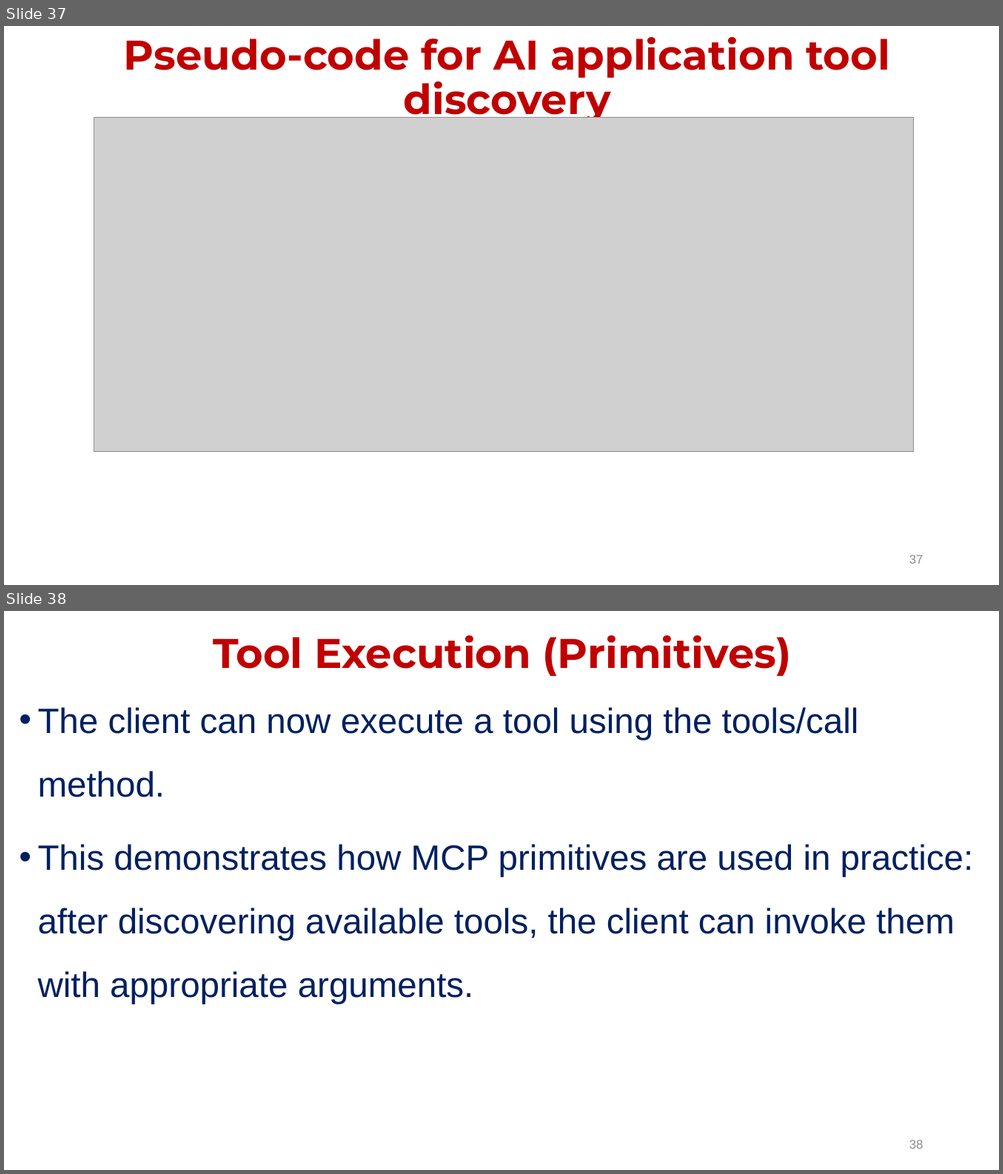
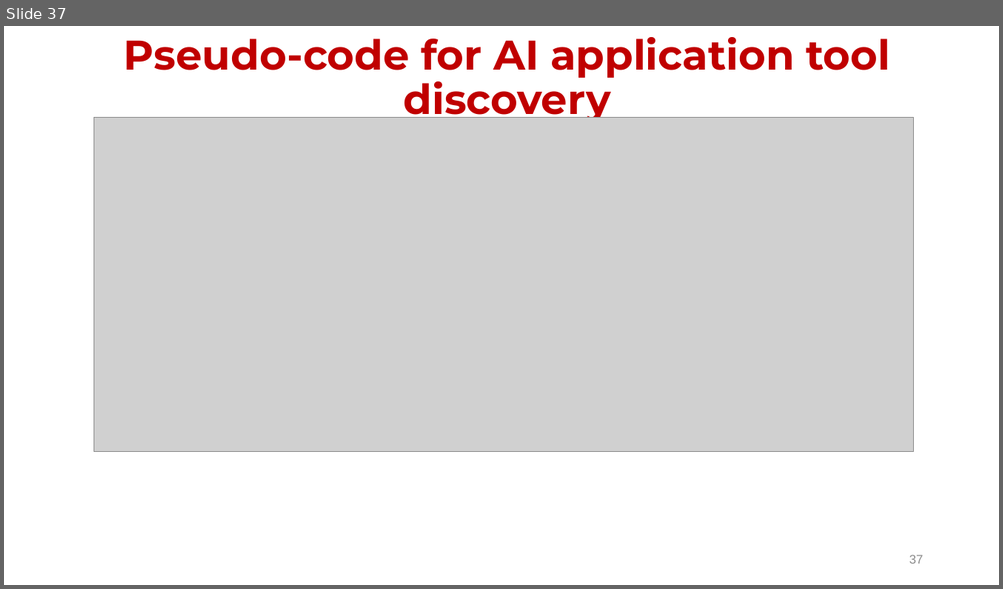
Before and after one commit to janakimeena/Building-Agents-with-MCP, a slide deck: MCP Architecture.pptx. Shown one above the other, each under a label of ours: slides 37 and 38 before the commit, slide 37 after it. The pictures are 1003x1174 and 1003x589 pixels, drawn with LibreOffice and Linux fonts; fonts in the diff are those of the drawing; grey boxes stand for pictures. Boxes give left, top, right and bottom in pixels: in the first picture for what was removed or moved away, otherwise in the second. Text is boxed around its words. In the diff, an @@ line names an element or a change of style, - is before the commit and + after.

```diff
--- a/MCP Architecture.pptx
+++ b/MCP Architecture.pptx
@@ slide 38 removed at (x1=4, y1=611, x2=999, y2=1170), background #FFFFFF @@
@@ title removed at (x1=213, y1=635, x2=791, y2=676) @@
-Tool Execution (Primitives)
@@ text removed at (x1=38, y1=707, x2=973, y2=1004) @@
-• The client can now execute a tool using the tools/call method.
-• This demonstrates how MCP primitives are used in practice: after discovering available tools, the client can invoke them with appropriate arguments.
@@ page number removed at (x1=909, y1=1140, x2=923, y2=1149) @@
-38
```
Also in this commit, not shown: 22 slides changed, 5 other files.
